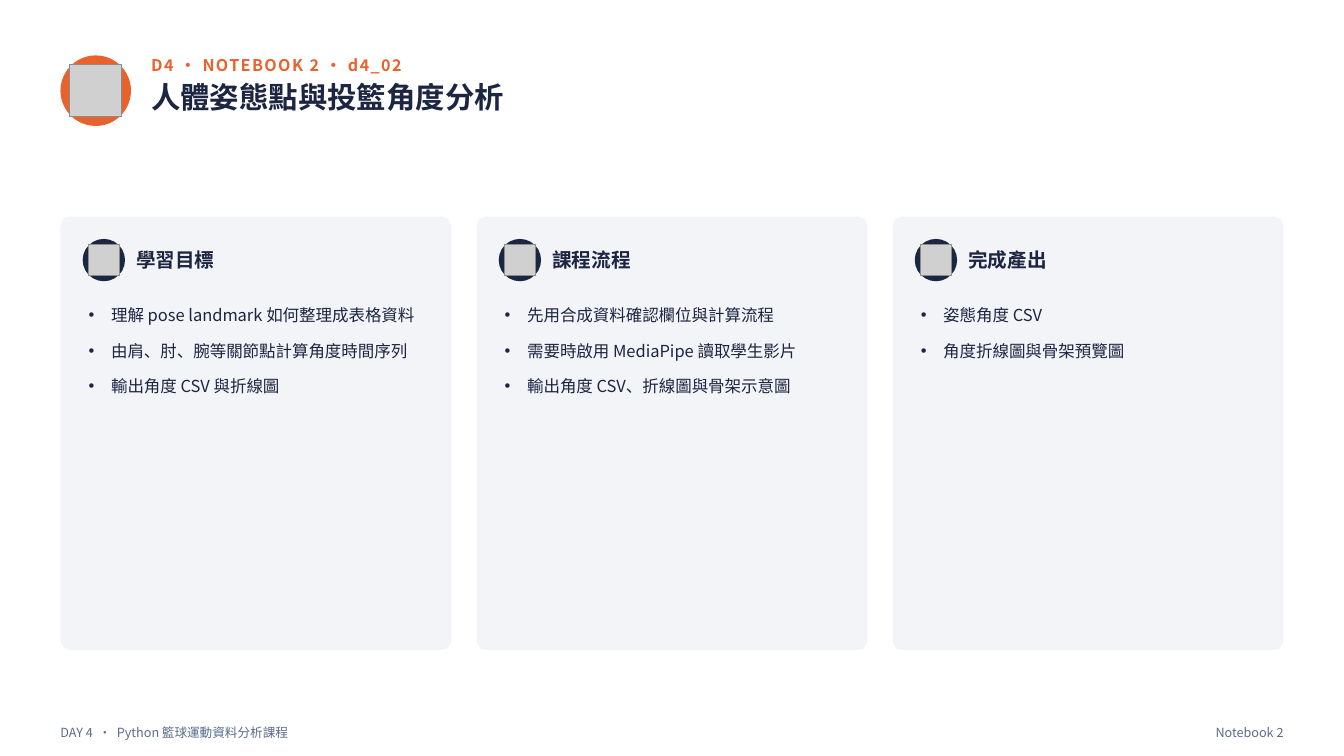
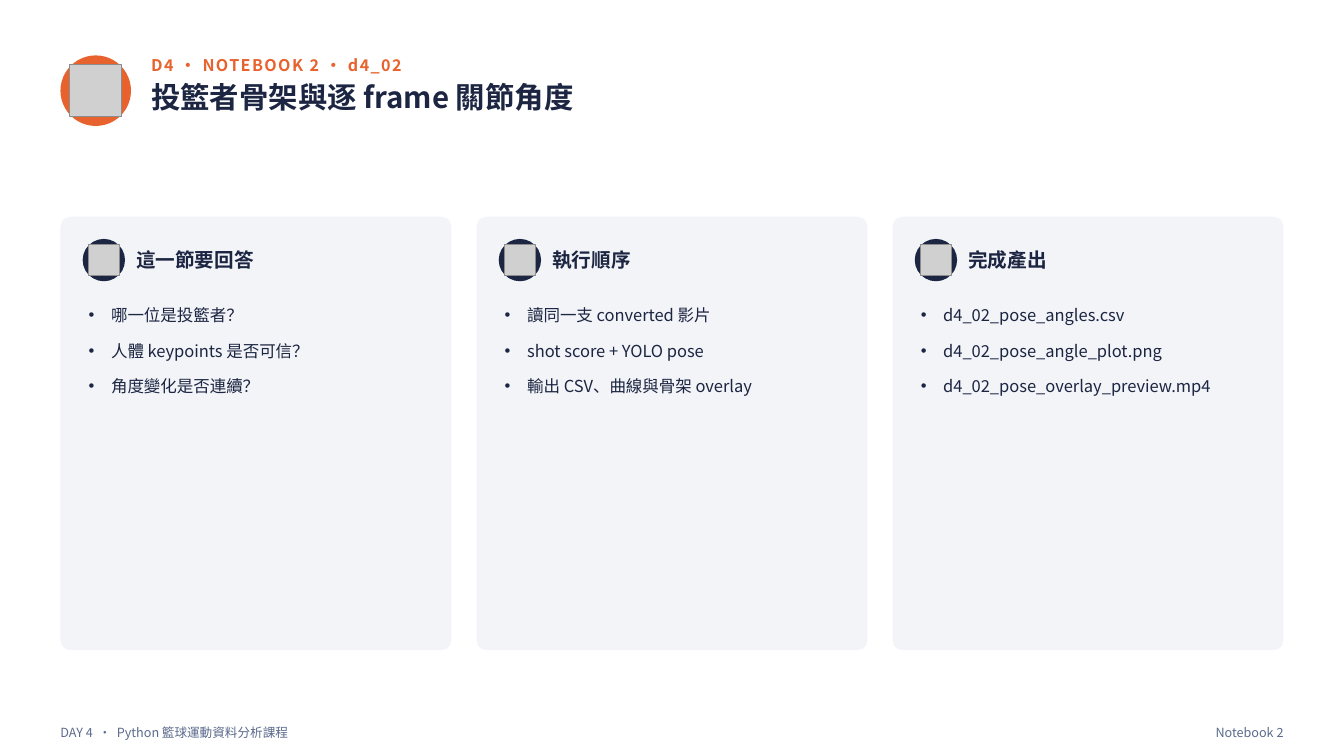
Before and after one commit to henry753951/basketball-hackathon-course, a slide deck: slide 8 of slides/day4_slides.pptx (slide 5 before the commit). Drawn at 1344x756 pixels with LibreOffice and Linux fonts; fonts in the diff are those of the drawing; grey boxes stand for pictures. Boxes give left, top, right and bottom in pixels: in the first picture for what was removed or moved away, otherwise in the second. Text is boxed around its words. In the diff, an @@ line names an element or a change of style, - is before the commit and + after.

Commit message:
feat: finalize Day 4 shot analysis course

```diff
--- a/slides/day4_slides.pptx
+++ b/slides/day4_slides.pptx
@@ text at bbox=[151, 83, 574, 111]: text changed @@
-人體姿態點與投籃角度分析
+投籃者骨架與逐 frame 關節角度
@@ text at bbox=[136, 250, 254, 269]: text changed @@
-學習目標
+這一節要回答
@@ text at bbox=[552, 250, 630, 269]: text changed @@
-課程流程
+執行順序
@@ text at bbox=[111, 307, 308, 394]: text changed @@
-• 理解 pose landmark 如何整理成表格資料
-• 由肩、肘、腕等關節點計算角度時間序列
-• 輸出角度 CSV 與折線圖
+• 哪一位是投籃者？
+• 人體 keypoints 是否可信？
+• 角度變化是否連續？
@@ text at bbox=[527, 307, 752, 396]: text changed @@
-• 先用合成資料確認欄位與計算流程
-• 需要時啟用 MediaPipe 讀取學生影片
-• 輸出角度 CSV、折線圖與骨架示意圖
+• 讀同一支 converted 影片
+• shot score + YOLO pose
+• 輸出 CSV、曲線與骨架 overlay
@@ text at bbox=[943, 308, 1210, 396]: text changed @@
-• 姿態角度 CSV
-• 角度折線圖與骨架預覽圖
+• d4_02_pose_angles.csv
+• d4_02_pose_angle_plot.png
+• d4_02_pose_overlay_preview.mp4
```
Also in this commit, not shown: 6 other slides changed, 11 slides added, 2 slides removed, 22 other files.
